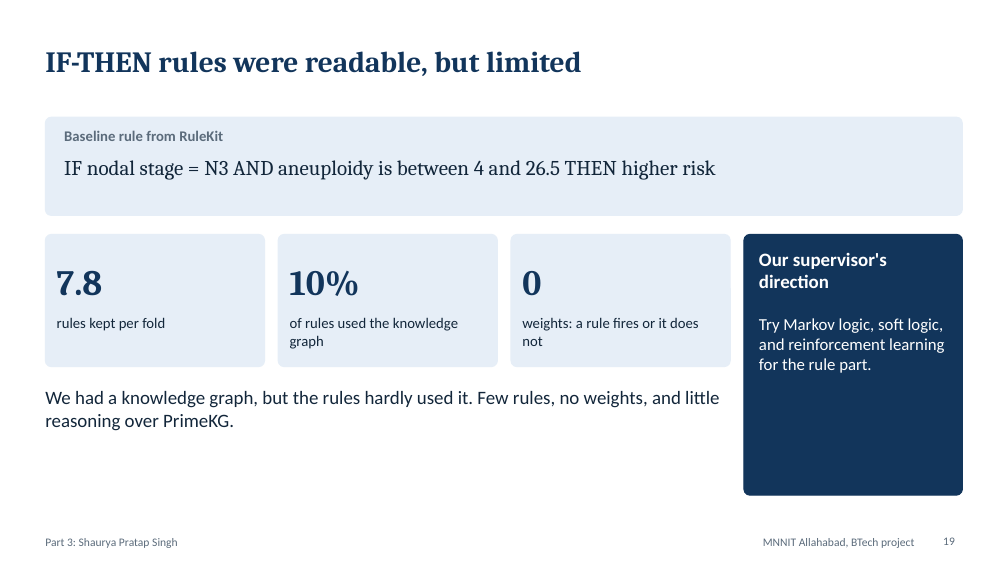
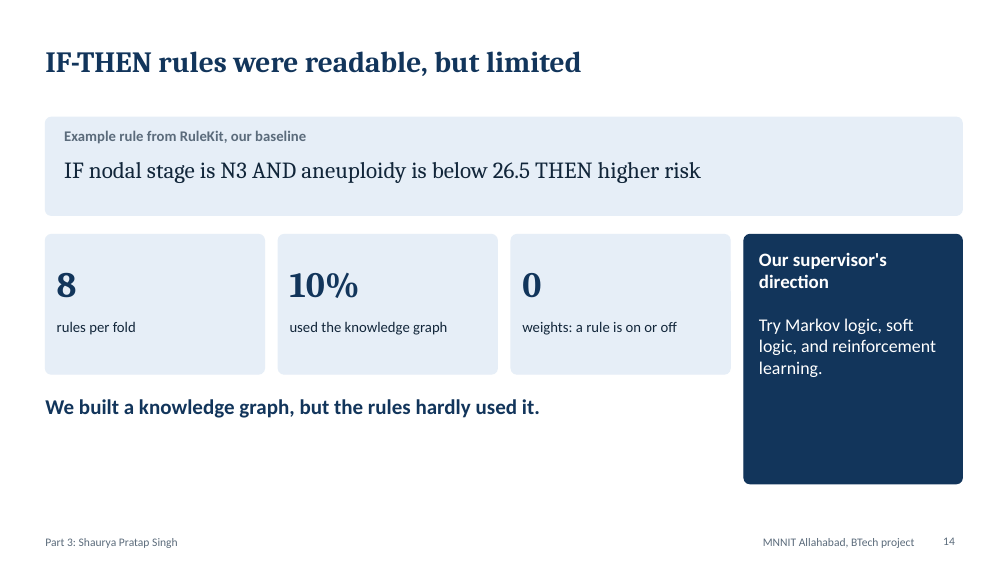
Before and after one commit to shauryasf/primekg-patient-reasoning, a slide deck: slide 14 of presentation/BRCA_Neurosymbolic_Panel_Deck.pptx (slide 19 before the commit). Drawn at 1008x567 pixels with LibreOffice and Linux fonts; fonts in the diff are those of the drawing. Boxes give left, top, right and bottom in pixels: in the first picture for what was removed or moved away, otherwise in the second. Text is boxed around its words. In the diff, an @@ line names an element or a change of style, - is before the commit and + after.

```diff
--- a/presentation/BRCA_Neurosymbolic_Panel_Deck.pptx
+++ b/presentation/BRCA_Neurosymbolic_Panel_Deck.pptx
@@ text at (64,130,306,144): text changed @@
-Baseline rule from RuleKit
+Example rule from RuleKit, our baseline
@@ text at (64,162,701,183): text changed; size 20 to 22 pt @@
-IF nodal stage = N3 AND aneuploidy is between 4 and 26.5 THEN higher risk
+IF nodal stage is N3 AND aneuploidy is below 26.5 THEN higher risk
@@ rounded rectangle: place and size @@
-rounded rectangle at (45,234,265,367)
+rounded rectangle at (45,234,265,374)
@@ rounded rectangle: place and size @@
-rounded rectangle at (278,234,498,367)
+rounded rectangle at (278,234,498,374)
@@ proportions changed in 3 elements at (45,234,265,374), (278,234,498,374), (511,234,730,374) @@
@@ rounded rectangle: place and size @@
-rounded rectangle at (511,234,730,367)
+rounded rectangle at (511,234,730,374)
@@ rounded rectangle: place and size @@
-rounded rectangle at (744,234,963,495)
+rounded rectangle at (744,234,963,484)
@@ text at (57,272,77,298): text changed @@
-7.8
+8
@@ text at (57,322,136,335): text changed @@
-rules kept per fold
+rules per fold
@@ text at (290,321,447,335): text changed @@
-of rules used the knowledge graph
+used the knowledge graph
@@ text at (522,321,677,335): text changed @@
-weights: a rule fires or it does not
+weights: a rule is on or off
@@ text at (759,318,936,377): text changed; size 16 to 17 pt @@
-Try Markov logic, soft logic, and reinforcement learning for the rule part.
+Try Markov logic, soft logic, and reinforcement learning.
@@ text at (45,399,540,418): text changed; size 18 to 20 pt; text colour #12263A to #12355B; bold on @@
-We had a knowledge graph, but the rules hardly used it. Few rules, no weights, and little reasoning over PrimeKG.
+We built a knowledge graph, but the rules hardly used it.
@@ page number at (943,537,955,545): text changed @@
-19
+14
```
Also in this commit, not shown: 14 other slides changed, 13 slides added, 23 slides removed, 27 other files.
